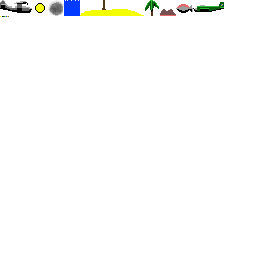
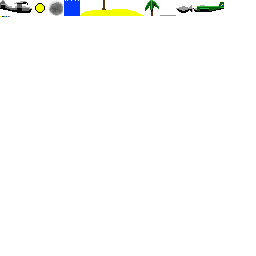
Two versions of the same layered image (256px x 256px). Layer-by-layer changes:
painted on "tiles.png" over [9,4,189,17]
